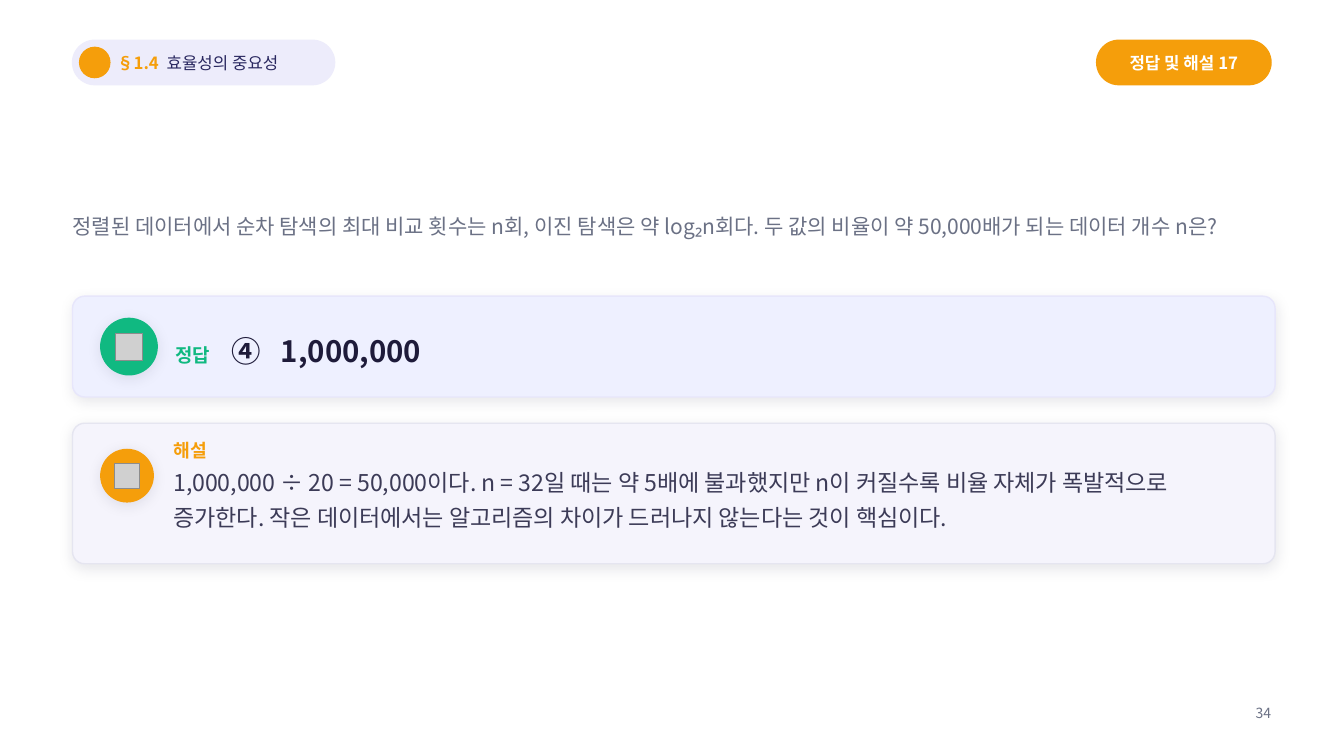
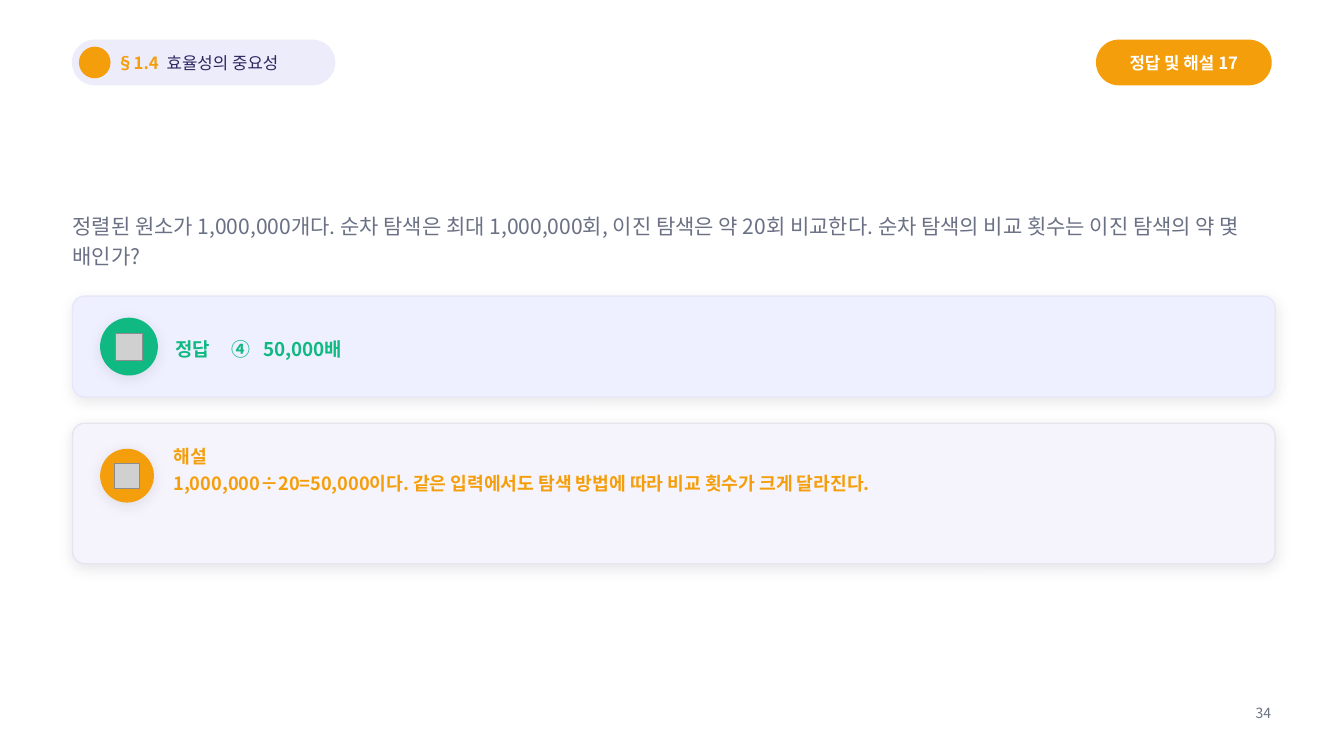
Before and after one commit to Sangdon-Park/Sangdon-Park.github.io, a slide deck: slide 34 of data/알고리즘/1장_연습문제_50문항_수업용.pptx. Drawn at 1344x756 pixels with LibreOffice and Linux fonts; fonts in the diff are those of the drawing; grey boxes stand for pictures; background and template pictures are left out. Boxes give left, top, right and bottom in pixels: in the first picture for what was removed or moved away, otherwise in the second. Text is boxed around its words. In the diff, an @@ line names an element or a change of style, - is before the commit and + after.

```diff
--- a/data/알고리즘/1장_연습문제_50문항_수업용.pptx
+++ b/data/알고리즘/1장_연습문제_50문항_수업용.pptx
@@ text at [73, 216, 1239, 266]: text changed @@
-정렬된 데이터에서 순차 탐색의 최대 비교 횟수는 n회, 이진 탐색은 약 log₂n회다. 두 값의 비율이 약 50,000배가 되는 데이터 개수 n은?
+정렬된 원소가 1,000,000개다. 순차 탐색은 최대 1,000,000회, 이진 탐색은 약 20회 비교한다. 순차 탐색의 비교 횟수는 이진 탐색의 약 몇 배인가?
@@ text at [175, 340, 342, 360]: text changed; size 21 to 13.5 pt; text colour #1E1B3A to #10B981 @@
-정답 ④ 1,000,000
+정답 ④ 50,000배
@@ text at [173, 447, 869, 494]: text changed; size 16.5 to 13 pt; text colour #3C3B57 to #F59E0B; bold on @@
-해설
-1,000,000 ÷ 20 = 50,000이다. n = 32일 때는 약 5배에 불과했지만 n이 커질수록 비율 자체가 폭발적으로 증가한다. 작은 데이터에서는 알고리즘의 차이가 드러나지 않는다는 것이 핵심이다.
+해설
+1,000,000÷20=50,000이다. 같은 입력에서도 탐색 방법에 따라 비교 횟수가 크게 달라진다.
```
Also in this commit, not shown: 9 other slides changed, 11 other files.
